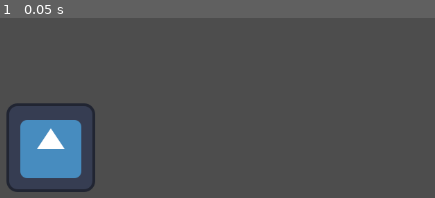
Above: before the commit, frame 1.
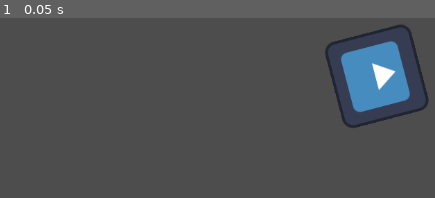
Above: after the commit, the same moment.

Repository: bob442-web/eksamens-projekt
Game: Godot game, scene res://icon.tscn
Same seed, same stepped clock (60 frames per second), same inputs: the game is played once before the commit and once after it. The engine's default icon, where the game draws it, is replaced by a stand-in: a white triangle on a blue panel in a dark square.
Inputs:
- Up to frame 1 (0.05 s): no input

The runs differ from the first frame. In frame 1, 12% of the frame differs, in the area x 1-99%, y 3-97%.

Commit message:
test for at de om det virker

Diff:
--- a/icon.tscn
+++ b/icon.tscn
@@ -3,5 +3,6 @@
 [ext_resource type="Texture2D" uid="uid://dd8d1or7xwiqg" path="res://icon.svg" id="1_y687y"]
 
 [node name="Icon" type="Sprite2D"]
-position = Vector2(216, 255)
+position = Vector2(686, 152)
+rotation = 1.31598
 texture = ExtResource("1_y687y")
